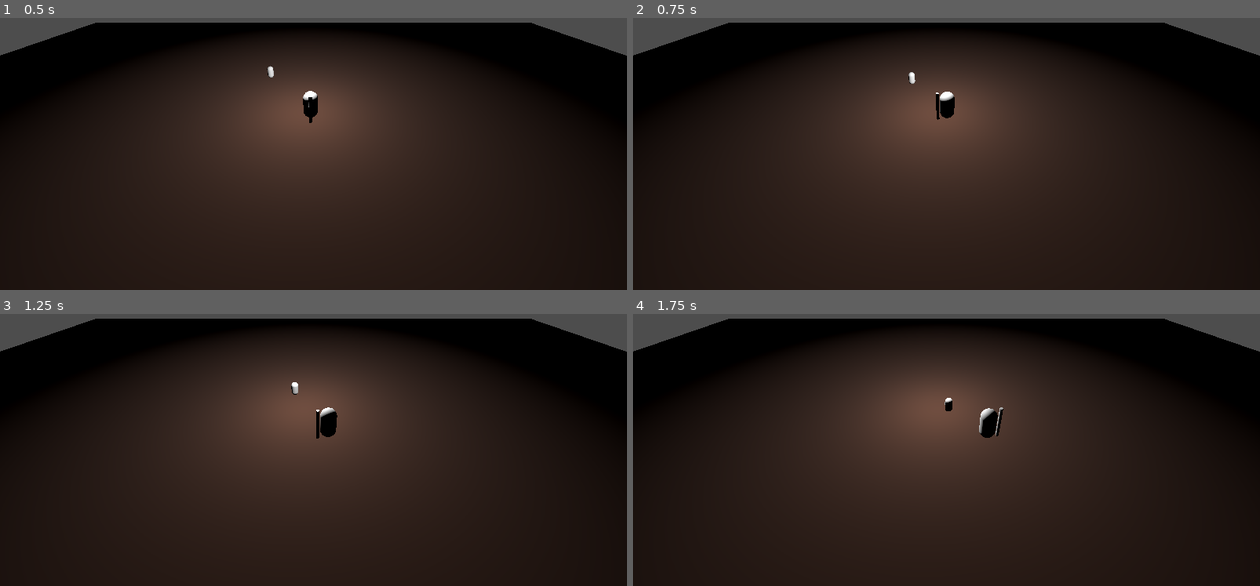
Above: before the commit, frames 1-4 (two rows, left to right).
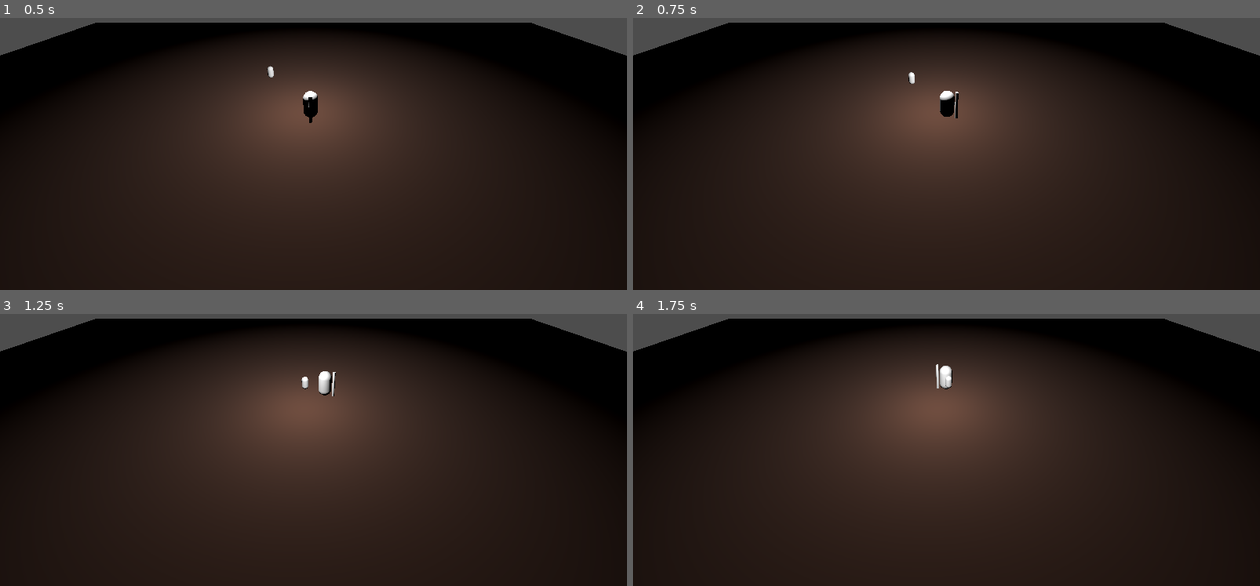
Above: after the commit, the same moments.

Repository: Aeren28/Ludum54
Game: Godot game, scene res://Scenes/Escenario.tscn
Two runs of this game, one before a commit and one after it. Both use one fixed random seed, a clock stepped at 60 frames per second and the inputs below.
Inputs (mouse positions are in pixels of both pictures, inside the frame that each line leads up to):
- Up to frame 1 (0.5 s): no input
- Up to frame 2 (0.75 s): move the mouse to (1084, 96) at 0.52 s; hold D (move_right) from 0.53 s (still down); click (1084, 96) at 0.6 s
- Up to frame 3 (1.25 s): keep holding D (move_right)
- Up to frame 4 (1.75 s): move the mouse to (821, 428) at 1.27 s; release D (move_right) at 1.28 s; hold S (move_down) from 1.28 s (still down); click (821, 428) at 1.35 s

Frame 1 is identical in both runs. In frame 2, 0.1% of the frame differs, in the area x 43-52%, y 19-38%; in frame 3, 0.6%, in the area x 46-54%, y 21-46%; in frame 4, 0.6%.

Commit message:
Cambiando el sentido de la rotación

Diff:
--- a/Scripts/Character.gd
+++ b/Scripts/Character.gd
@@ -18,7 +18,7 @@
 
 	# Mouse movement.
 	_mouse_motion = Input.get_last_mouse_velocity()
-	rotate_y(_mouse_motion.x * ANGULAR_SPEED * delta)
+	rotate_y(-_mouse_motion.x * ANGULAR_SPEED * delta)
 
 	if Input.is_action_just_pressed("attack"):
 		print("Ataca perra")
